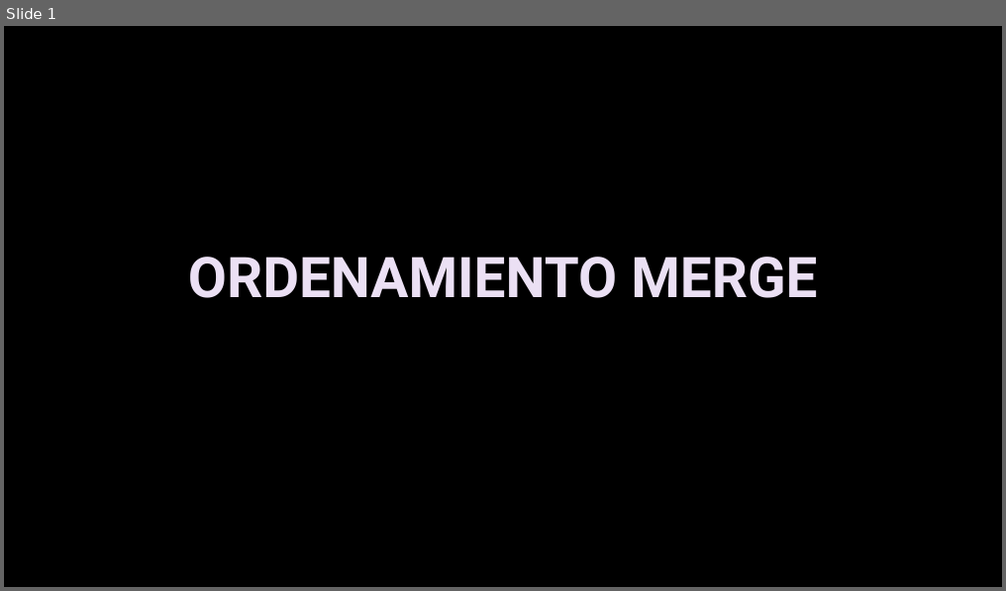
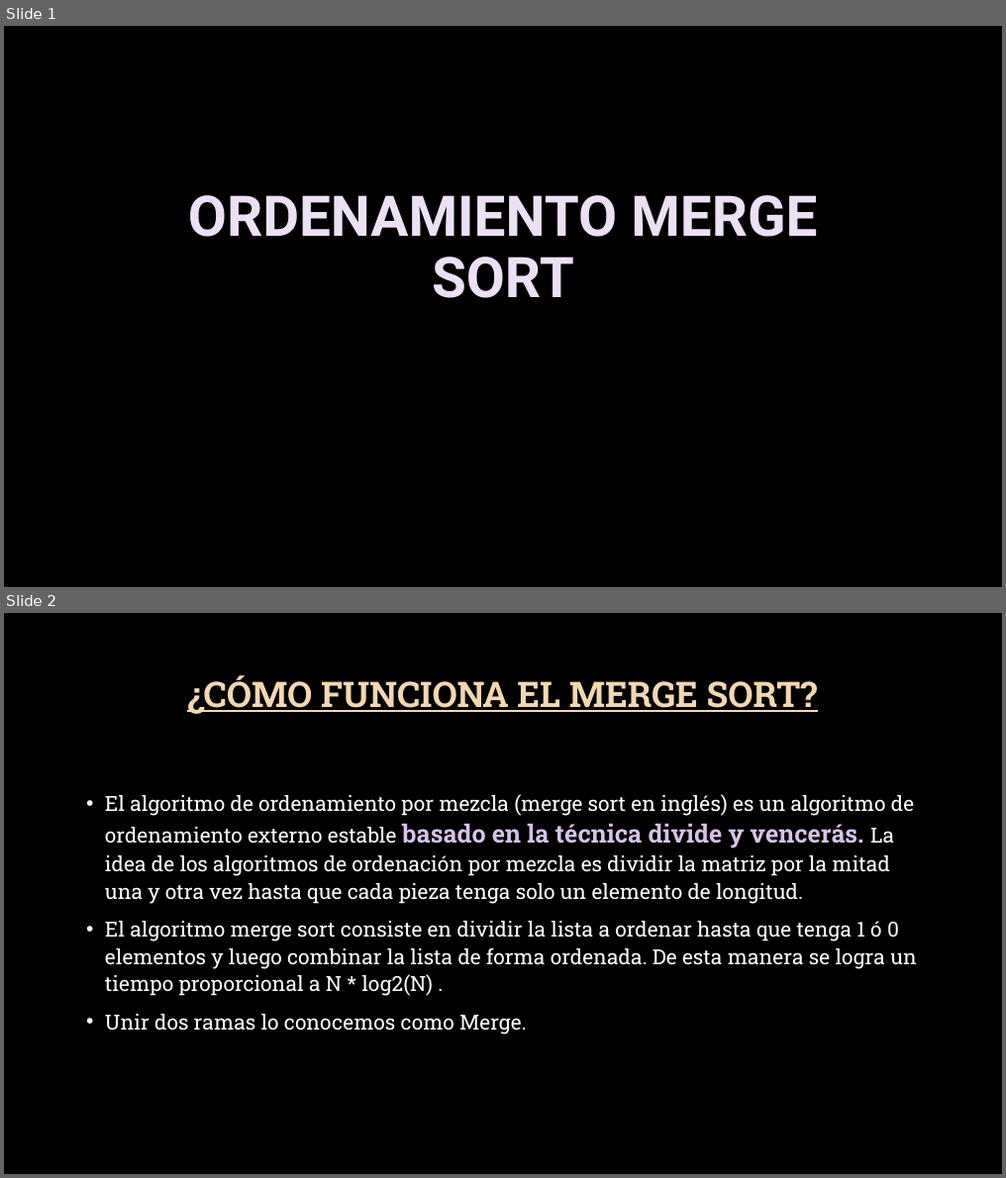
Before and after one commit to LUIS71913667/expo_bichota, a slide deck: bichota_exponiendo.pptx. Shown one above the other, each under a label of ours: slide 1 before the commit, slides 1 and 2 after it. The pictures are 1006x591 and 1006x1178 pixels, drawn with LibreOffice and Linux fonts; fonts in the diff are those of the drawing; background and template pictures are left out. Boxes give left, top, right and bottom in pixels: in the first picture for what was removed or moved away, otherwise in the second. Text is boxed around its words. In the diff, an @@ line names an element or a change of style, - is before the commit and + after.

```diff
--- a/bichota_exponiendo.pptx
+++ b/bichota_exponiendo.pptx
@@ slide 2 added at <box>4,613,1002,1174</box>, background picture (left out) @@
@@ title added at <box>187,675,818,714</box>, 34 pt, text #F2D7B1, bold, underline @@
+¿CÓMO FUNCIONA EL MERGE SORT?
@@ text added at <box>105,794,917,1035</box>, 20 pt, text #FFFFFF @@
+• El algoritmo de ordenamiento por mezcla (merge sort en inglés) es un algoritmo de ordenamiento externo estable basado en la técnica divide y vencerás. La idea de los algoritmos de ordenación por mezcla es dividir la matriz por la mitad una y otra vez hasta que cada pieza tenga solo un elemento de longitud.
+• El algoritmo merge sort consiste en dividir la lista a ordenar hasta que tenga 1 ó 0 elementos y luego combinar la lista de forma ordenada. De esta manera se logra un tiempo proporcional a N * log2(N) .
+• Unir dos ramas lo conocemos como Merge.
@@ slide 1 changed as well @@
@@ title at <box>188,195,817,298</box>: text changed @@
-ORDENAMIENTO MERGE
+ORDENAMIENTO MERGE SORT
```
Also in this commit, not shown: 2 other slides added, 1 slide removed.
